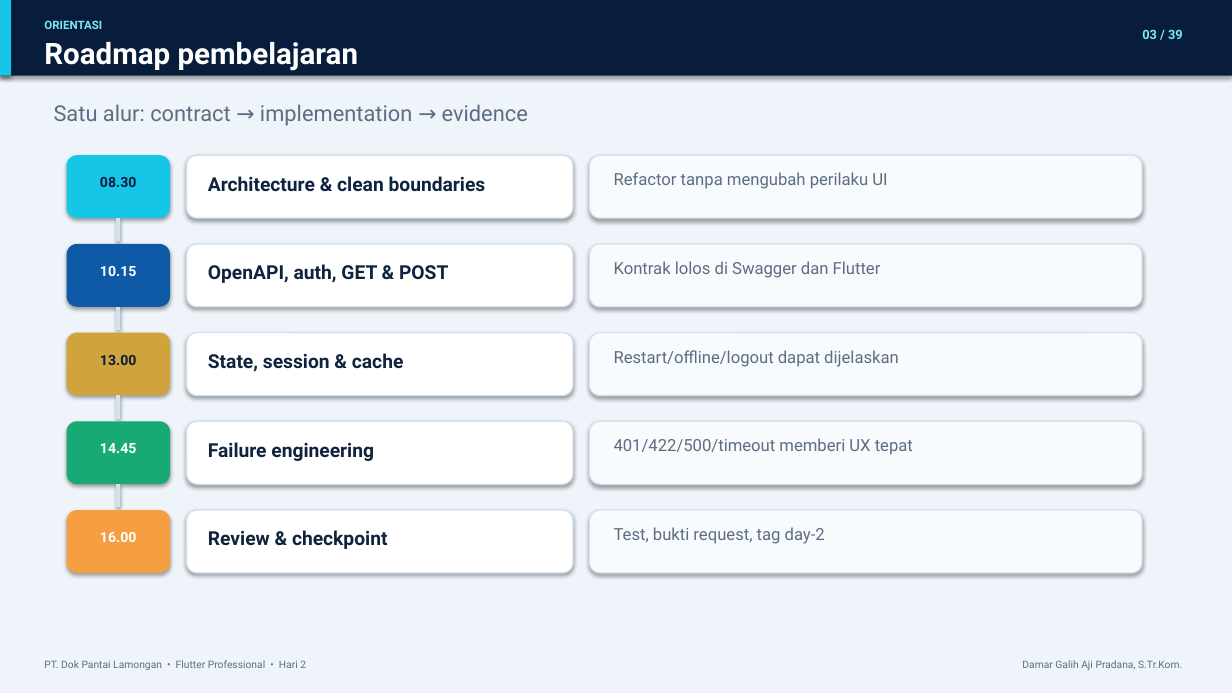
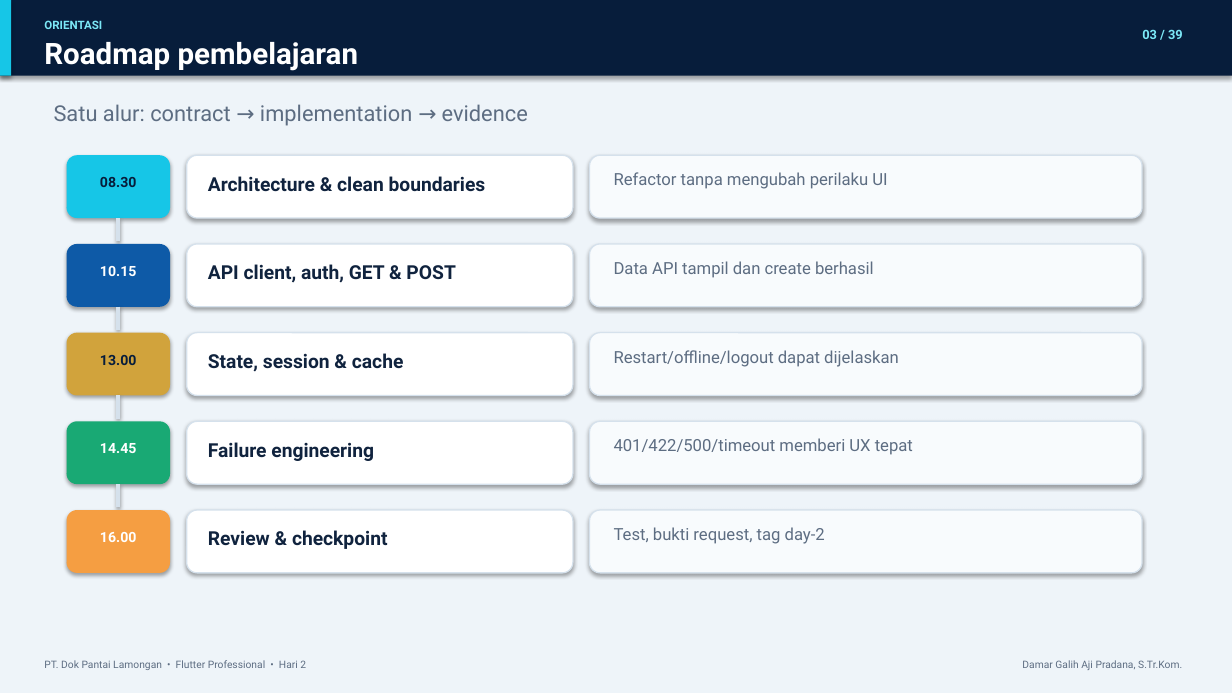
Before and after one commit to D4marp/Inspection-APi, a slide deck: slide 3 of Hari_2_Flutter_Professional.pptx. Drawn at 1232x693 pixels with LibreOffice and Linux fonts; fonts in the diff are those of the drawing. Boxes give left, top, right and bottom in pixels: in the first picture for what was removed or moved away, otherwise in the second. Text is boxed around its words. In the diff, an @@ line names an element or a change of style, - is before the commit and + after.

Commit message:
Refocus day 2 and 3 materials on Flutter

```diff
--- a/Hari_2_Flutter_Professional.pptx
+++ b/Hari_2_Flutter_Professional.pptx
@@ text at bbox=[208, 264, 455, 283]: text changed @@
-OpenAPI, auth, GET & POST
+API client, auth, GET & POST
@@ text at bbox=[614, 261, 874, 278]: text changed @@
-Kontrak lolos di Swagger dan Flutter
+Data API tampil dan create berhasil
```
Also in this commit, not shown: 13 other slides changed, 14 other files.
